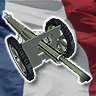
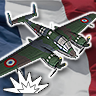
Layered file, before and after one edit (96x96). Changes by layer:
added layer "Attack" above "Bomber" over (3, 65, 52, 96)
added layer "Br. 693" above "Bloch MB. 152" over (0, 4, 96, 77)
hid "75mm Mle 1897" over (4, 12, 91, 83)
